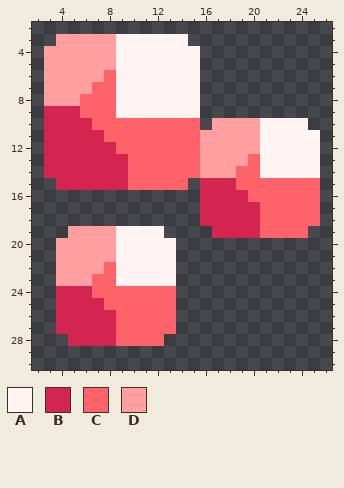
Pixel-art sprite, stored at assets/sprites/blocks/environment/vousar-ore1.png. Above: the version before the commit.
The file is 32x32 pixels. Colours within 5 levels of each other are drawn and written as one. Shown: x 2..26, y 2..30.
Palette (. is transparent): A #fff4f2  B #d3254f  C #ff636a  D #ff9f9f
After:
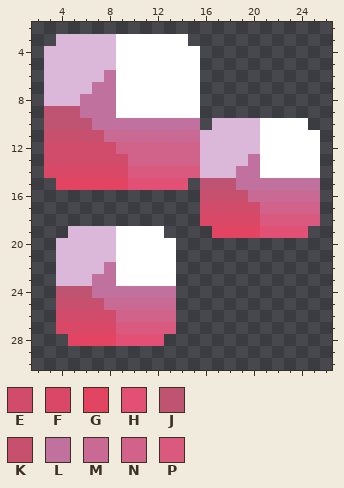
Colours new in this view: E #d04c6a  F #d94866  G #e24462  H #e25175  J #bf5372  K #c7506e  L #c0719d  M #c86a93  N #d16289  P #da597f
The exact change:
@@ palette @@
-A #fff4f2
+A #ffffff
-D #ff9f9f
+D #dbb8da
@@ x 2..26 @@
  5 .DDDDDDAAAAAAA...........
- 6 .DDDDDCAAAAAAA...........
- 7 .DDDDCCAAAAAAA...........
- 8 .DDDCCCAAAAAAA...........
- 9 .BBBCCCAAAAAAA...........
-10 .BBBBCCCCCCCCC.DDDDAAAA..
-11 .BBBBBCCCCCCCCDDDDDAAAAA.
-12 .BBBBBBCCCCCCCDDDDDAAAAA.
-13 .BBBBBBBCCCCCCDDDDCAAAAA.
-14 .BBBBBBBCCCCCCDDDCCAAAAA.
-15 ..BBBBBBCCCCC.BBBCCCCCCC.
-16 ..............BBBBCCCCCC.
-17 ..............BBBBBCCCCC.
-18 ..............BBBBBCCCCC.
-19 ...DDDDAAAA....BBBBCCCC..
+ 6 .DDDDDLAAAAAAA...........
+ 7 .DDDDLLAAAAAAA...........
+ 8 .DDDLLLAAAAAAA...........
+ 9 .JJJLLLAAAAAAA...........
+10 .JJJJLLLLLLLLL.DDDDAAAA..
+11 .KKKKKMMMMMMMMDDDDDAAAAA.
+12 .EEEEEENNNNNNNDDDDDAAAAA.
+13 .EEEEEEENNNNNNDDDDLAAAAA.
+14 .FFFFFFFPPPPPPDDDLLAAAAA.
+15 ..GGGGGGHHHHH.JJJLLLLLLL.
+16 ..............KKKKMMMMMM.
+17 ..............EEEEENNNNN.
+18 ..............FFFFFPPPPP.
+19 ...DDDDAAAA....GGGGHHHH..
 20 ..DDDDDAAAAA.............
 21 ..DDDDDAAAAA.............
-22 ..DDDDCAAAAA.............
-23 ..DDDCCAAAAA.............
-24 ..BBBCCCCCCC.............
-25 ..BBBBCCCCCC.............
-26 ..BBBBBCCCCC.............
-27 ..BBBBBCCCCC.............
-28 ...BBBBCCCC..............
+22 ..DDDDLAAAAA.............
+23 ..DDDLLAAAAA.............
+24 ..JJJLLLLLLL.............
+25 ..KKKKMMMMMM.............
+26 ..EEEEENNNNN.............
+27 ..FFFFFPPPPP.............
+28 ...GGGGHHHH..............
 29 .........................
Boxes around the changes in both pictures, in picture pixels (x1, y1, x2, y2):
changed: (44, 34, 320, 346)
